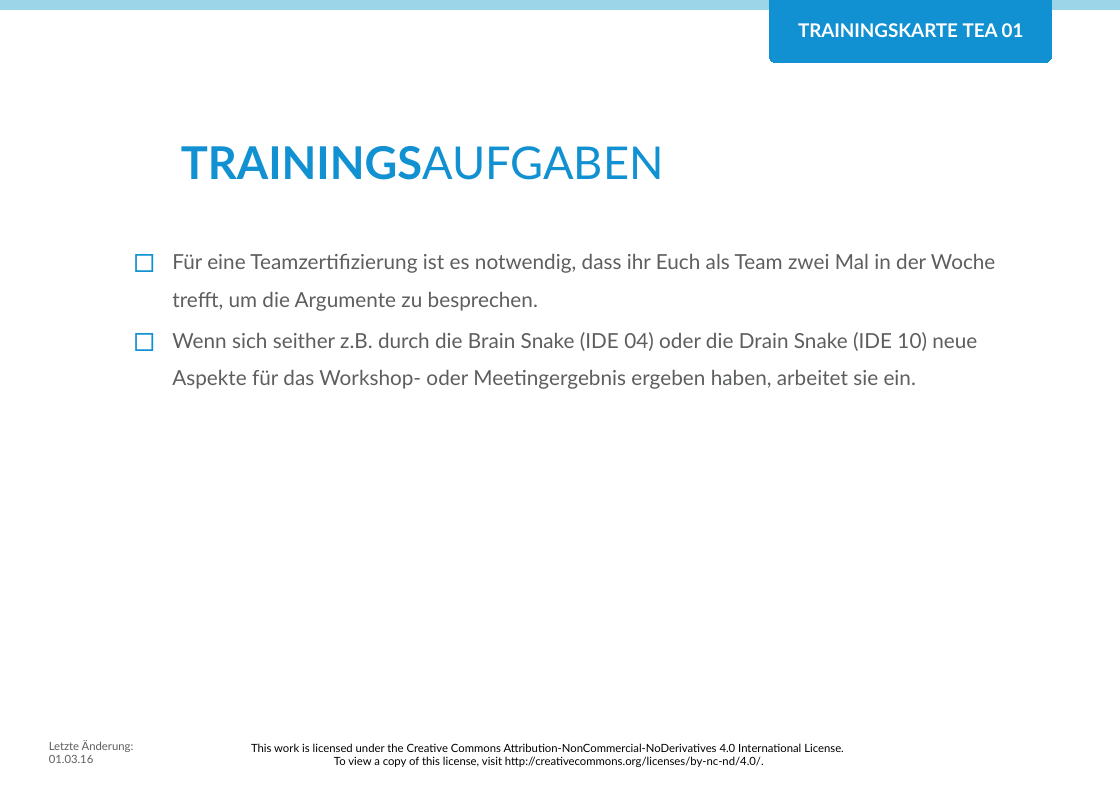
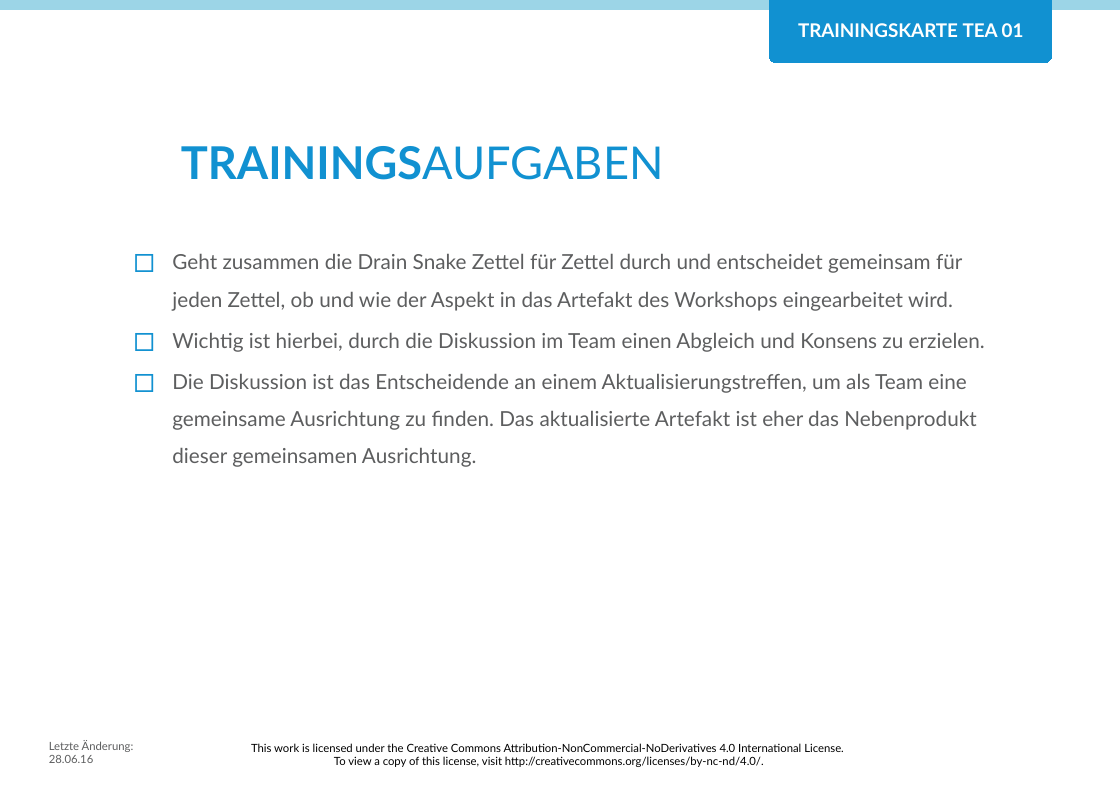
Before and after one commit to Teamtool/training-materials, a slide deck: slide 2 of training-cards/agile moves/Teamplay (TEA)/ger/apprentice/ger_TEA_01_Team_Update_AM_A.pptx. Drawn at 1120x789 pixels with LibreOffice and Linux fonts; fonts in the diff are those of the drawing; background and template pictures are left out. Boxes give left, top, right and bottom in pixels: in the first picture for what was removed or moved away, otherwise in the second. Text is boxed around its words. In the diff, an @@ line names an element or a change of style, - is before the commit and + after.

```diff
--- a/training-cards/agile moves/Teamplay (TEA)/ger/apprentice/ger_TEA_01_Team_Update_AM_A.pptx
+++ b/training-cards/agile moves/Teamplay (TEA)/ger/apprentice/ger_TEA_01_Team_Update_AM_A.pptx
@@ text at <box>172,253,985,467</box>: text changed @@
-◻ Für eine Teamzertifizierung ist es notwendig, dass ihr Euch als Team zwei Mal in der Woche trefft, um die Argumente zu besprechen.
-◻ Wenn sich seither z.B. durch die Brain Snake (IDE 04) oder die Drain Snake (IDE 10) neue Aspekte für das Workshop- oder Meetingergebnis ergeben haben, arbeitet sie ein.
+◻ Geht zusammen die Drain Snake Zettel für Zettel durch und entscheidet gemeinsam für jeden Zettel, ob und wie der Aspekt in das Artefakt des Workshops eingearbeitet wird.
+◻ Wichtig ist hierbei, durch die Diskussion im Team einen Abgleich und Konsens zu erzielen.
+◻ Die Diskussion ist das Entscheidende an einem Aktualisierungstreffen, um als Team eine gemeinsame Ausrichtung zu finden. Das aktualisierte Artefakt ist eher das Nebenprodukt dieser gemeinsamen Ausrichtung.
@@ text at <box>49,740,134,763</box>: text changed @@
-Letzte Änderung: 01.03.16
+Letzte Änderung: 28.06.16
```
Also in this commit, not shown: 1 other slide changed, 11 other files.
